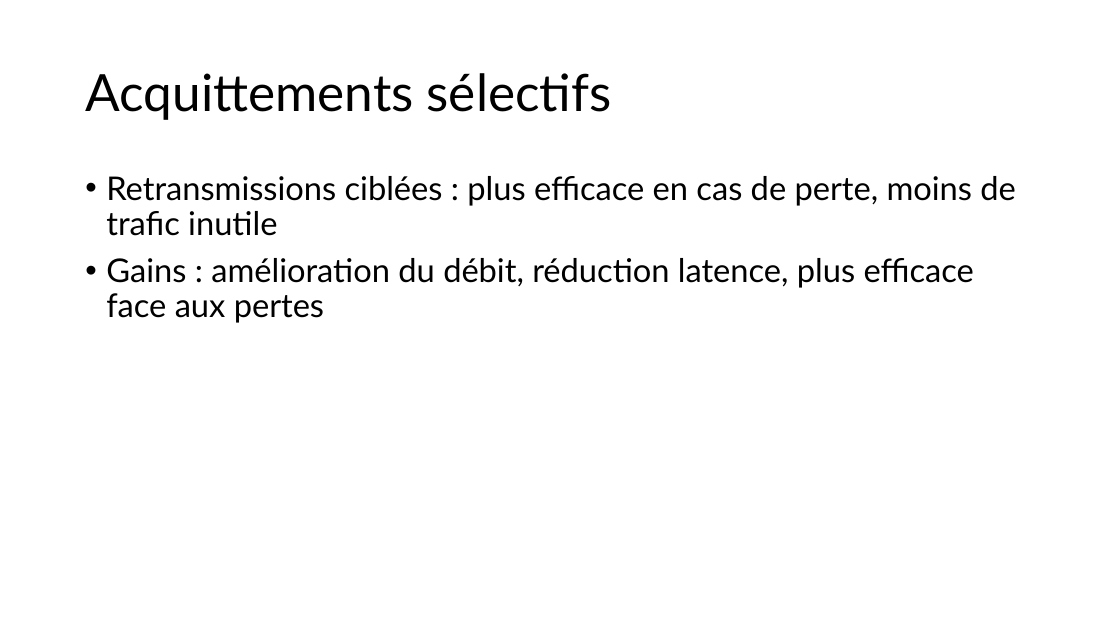
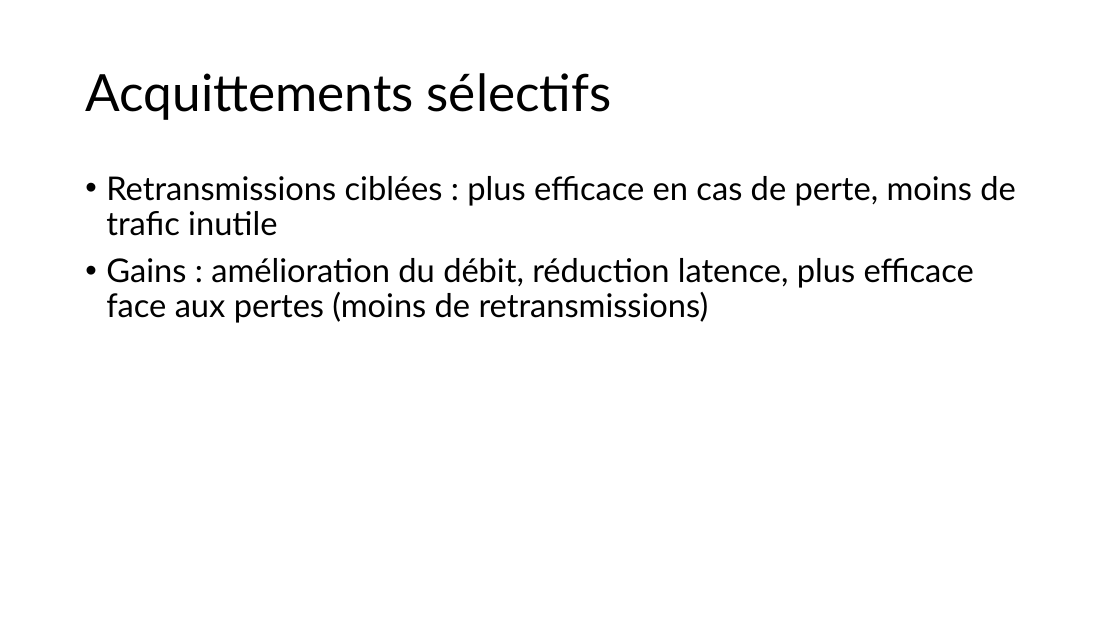
Before and after one commit to Tidyresonnance8/SRTP-Transport-Protocol, a slide deck: slide 10 of Rapport_projet_SRTP.pptx (slide 9 before the commit). Drawn at 1120x630 pixels with LibreOffice and Linux fonts; fonts in the diff are those of the drawing. Boxes give left, top, right and bottom in pixels: in the first picture for what was removed or moved away, otherwise in the second. Text is boxed around its words. In the diff, an @@ line names an element or a change of style, - is before the commit and + after.

```diff
--- a/Rapport_projet_SRTP.pptx
+++ b/Rapport_projet_SRTP.pptx
@@ text at (106, 258, 974, 323): text changed @@
-• Gains : amélioration du débit, réduction latence, plus efficace face aux pertes
+• Gains : amélioration du débit, réduction latence, plus efficace face aux pertes (moins de retransmissions)
```
Also in this commit, not shown: 1 slide added.
